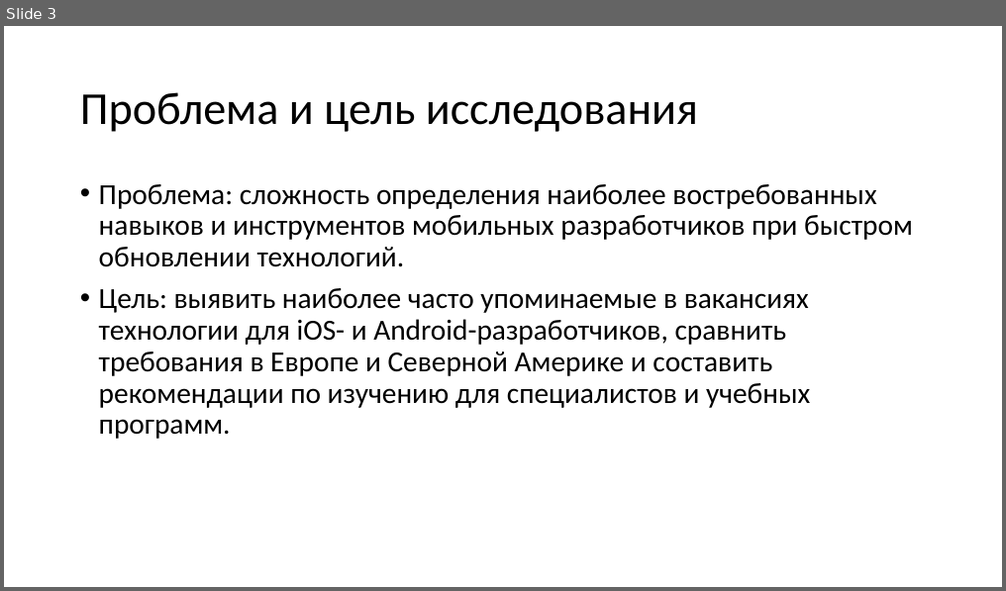
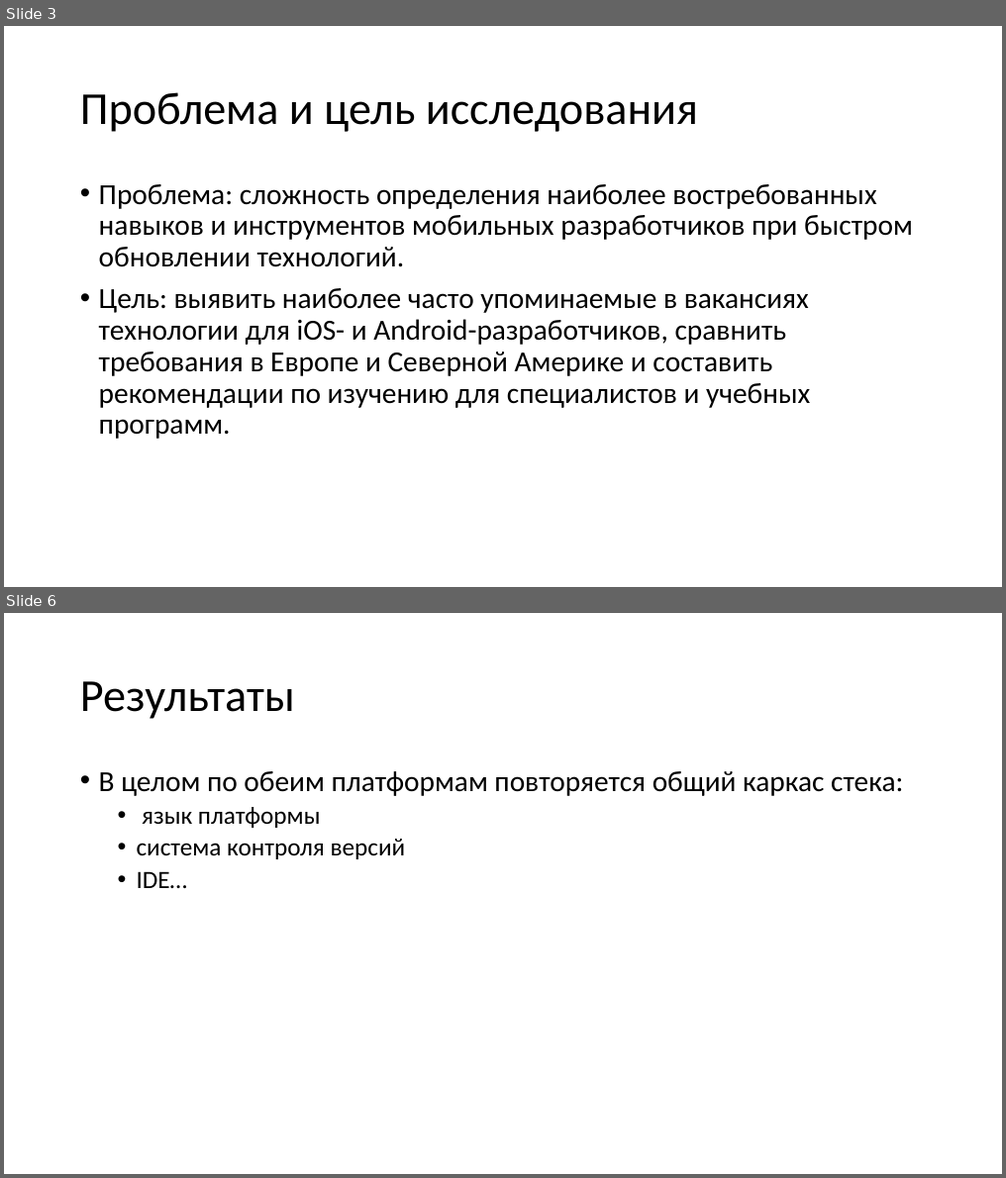
Before and after one commit to S0la1re/Research-work-new, a slide deck: Presentations of Bachelor's theses.pptx. Shown one above the other, each under a label of ours: slide 3 before the commit, slides 3 and 6 after it; the slides between them are not shown. The pictures are 1006x591 and 1006x1178 pixels, drawn with LibreOffice and Linux fonts; fonts in the diff are those of the drawing. Boxes give left, top, right and bottom in pixels: in the first picture for what was removed or moved away, otherwise in the second. Text is boxed around its words. In the diff, an @@ line names an element or a change of style, - is before the commit and + after.

```diff
--- a/Presentations of Bachelor's theses.pptx
+++ b/Presentations of Bachelor's theses.pptx
@@ slide 6 added at [4,613,1002,1174], background #FFFFFF @@
@@ title added at [80,681,295,719], 44 pt, text #000000 @@
+Результаты
@@ text added at [99,771,903,888], 28 pt, text #000000 @@
+• В целом по обеим платформам повторяется общий каркас стека:
+  • язык платформы
+  • система контроля версий
+  • IDE…
```
Also in this commit, not shown: 2 slides changed, 4 other slides added, 2 slides removed.
